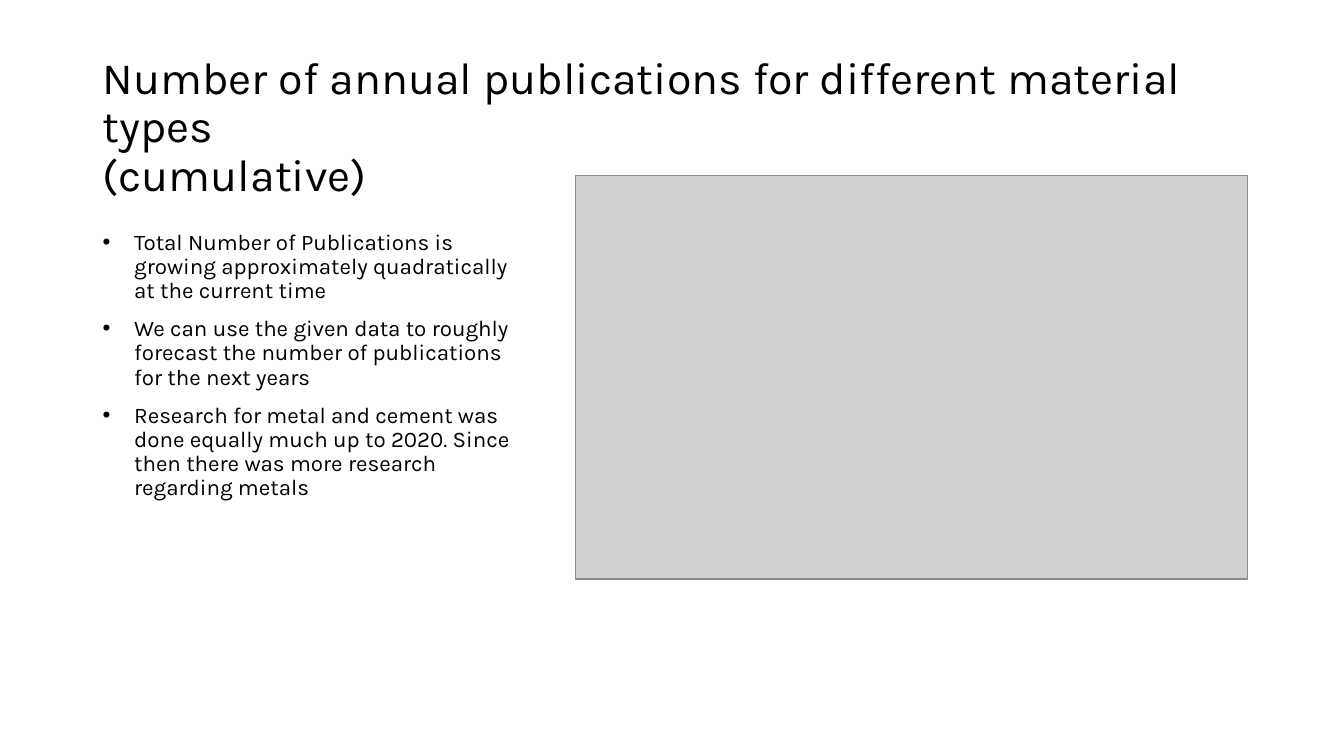
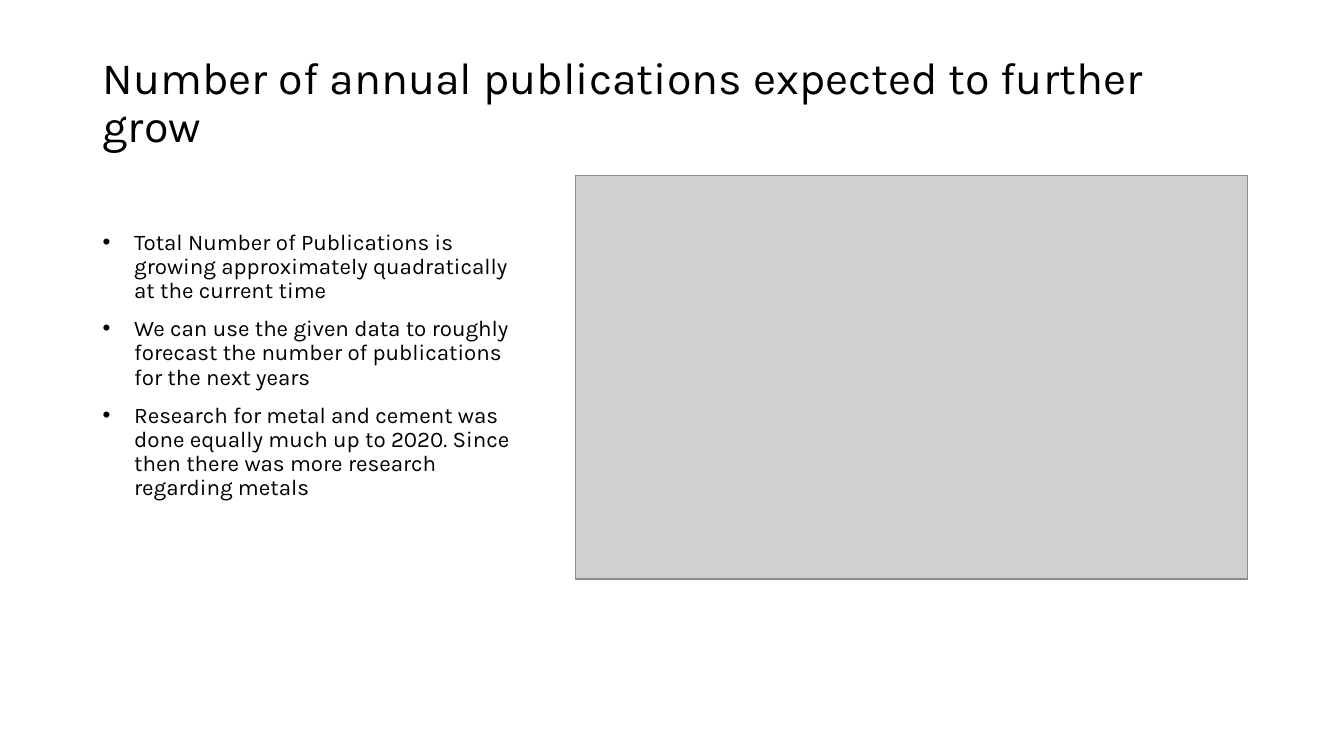
Before and after one commit to GMPuntigam/DataDrivenForesight, a slide deck: slide 8 of presentation/DataDrivenForesight.pptx. Drawn at 1344x756 pixels with LibreOffice and Linux fonts; fonts in the diff are those of the drawing; grey boxes stand for pictures. Boxes give left, top, right and bottom in pixels: in the first picture for what was removed or moved away, otherwise in the second. Text is boxed around its words. In the diff, an @@ line names an element or a change of style, - is before the commit and + after.

```diff
--- a/presentation/DataDrivenForesight.pptx
+++ b/presentation/DataDrivenForesight.pptx
@@ title at (103,63,1143,153): text changed @@
-Number of annual publications for different material types
-(cumulative)
+Number of annual publications expected to further grow
```
Also in this commit, not shown: 9 other slides changed, 3 slides added, 1 slide removed, 45 other files.
